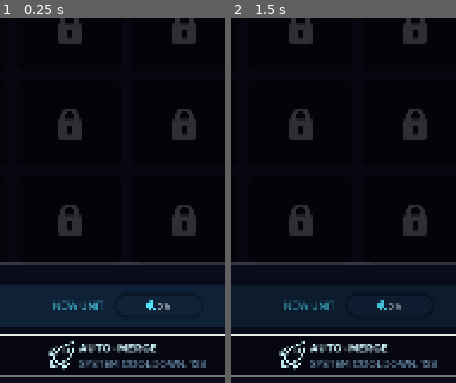
Above: before the commit, frames 1-2 (left to right).
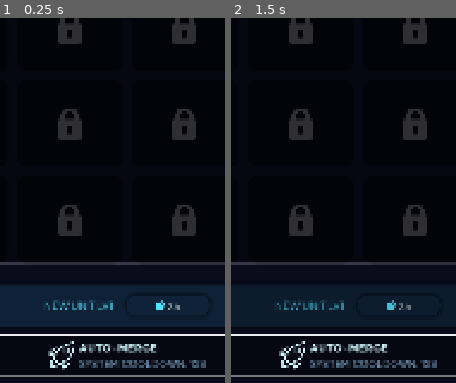
Above: after the commit, the same moments.

Repository: GogetaX/core-hopper
Game: Godot game, scene res://scenes/screens/merge/merge_screen.tscn
Two runs of this game, one before a commit and one after it. Both use one fixed random seed, a clock stepped at 60 frames per second and the inputs below. This scene is started directly instead of the project's main scene.
Inputs (mouse positions are % of the whole screen's width and height, from its top left):
- Up to frame 1 (0.25 s): no input
- Up to frame 2 (1.5 s): tap Enter at 0.5 s; drag from (50, 89) to (60, 30) at 0.52 s; tap Space at 1.25 s; drag from (50, 96) to (45, 76) at 1.27 s
The pictures show only the part of the screen within x 22-72%, y 50-100%; the shares and areas given below are measured in that part.

The runs differ from the first frame. In frame 1, 0.7% of the frame differs, in the area x 20-80%, y 77-80%; in frame 2, 0.6%.

Commit message:
123

Diff:
--- /dev/null
+++ b/art/skills/energy_gain.tres
@@ -0,0 +1,7 @@
+[gd_resource type="AtlasTexture" format=3 uid="uid://d2x6y8xd0s0tc"]
+
+[ext_resource type="Texture2D" uid="uid://don6dria8d6rp" path="res://art/currency/energy.png" id="1_cow38"]
+
+[resource]
+atlas = ExtResource("1_cow38")
+region = Rect2(0, 0, 47, 75)
--- a/autoload/GlobalOfflineProgress.gd
+++ b/autoload/GlobalOfflineProgress.gd
@@ -21,10 +21,13 @@
 			"drop_data": []
 		}
 
-	var capped_seconds := mini(offline_seconds, GetOfflineCapSeconds())
-	var efficiency := GetOfflineEfficiency()
+	var capped_seconds := mini(offline_seconds, GlobalStats.GetOfflineCapSeconds())
+	var efficiency := GlobalStats.GetOfflineEfficiency()
 
 	var result := _SimulateOfflineSeconds(capped_seconds, efficiency)
+	result["coins"] = int(result["coins"] * GlobalStats.GetOfflineCoinGain())
+	result["crystals"] = int(result["crystals"] * GlobalStats.GetOfflineCrystalGain())
+	result["energy"] = int(result["energy"] * GlobalStats.GetOfflineEnergyGain())
 	result["did_collect"] = true
 	result["offline_seconds"] = offline_seconds
 	result["capped_seconds"] = capped_seconds
--- a/autoload/GlobalSkillTree.gd
+++ b/autoload/GlobalSkillTree.gd
@@ -522,6 +522,9 @@
 
 		"offline_coin_gain_mult":
 			return "+%d%% Offline Coin Gain" % _ToPercentInt(total_value)
+
+		"offline_energy_gain_mult":
+			return "+%d%% Offline Energy Gain" % _ToPercentInt(total_value)
 
 		"offline_crystal_gain_mult":
 			return "+%d%% Offline Crystal Gain" % _ToPercentInt(total_value)
--- a/autoload/GlobalStats.gd
+++ b/autoload/GlobalStats.gd
@@ -115,7 +115,10 @@
 			return 1.0
 
 func GetTapDamage() -> float:
-	return max(1.0, float(GetUpgradeValue("tap_damage")) * GetTapDamageMultiplier())
+	var tap_dmg_from_upgrade = max(1.0, float(GetUpgradeValue("tap_damage")) * GetTapDamageMultiplier())
+	var tap_dmg_from_skill_multi = (1.0 + GlobalSkillTree.skill_summary.stats.tap_damage_mult)
+	var res = tap_dmg_from_upgrade * tap_dmg_from_skill_multi
+	return max(1.0, res)
 
 
 
@@ -215,3 +218,49 @@
 
 func GetFreeMergeSlots():
 	return GlobalSave.save_data.bot_inventory.merge_free_slots-1 + GlobalSkillTree.skill_summary.stats.merge_slot_bonus
+
+func BuyBotData():
+	#Base
+	var res = {
+		"price":25,
+		"level":1
+	}
+	#Apply new level and price
+	if GlobalSkillTree.skill_summary.unlock_features.direct_bot_buy_level.unlocked:
+		var unlocked_level_list = GlobalSkillTree.skill_summary.unlock_features.direct_bot_buy_level.unlocked_levels
+		if !unlocked_level_list.is_empty():
+			var unlocked_last_level = unlocked_level_list[unlocked_level_list.size()-1]
+			var cost_multiplayer = GlobalSkillTree.skill_summary.unlock_features.direct_bot_buy_level.cost_multiplier_by_level[str(unlocked_last_level).pad_decimals(0)]
+			res.level = res.level + int(unlocked_last_level-1)
+			res.price = int(res.price * cost_multiplayer)
+	#Bot Reduction price from skills
+	var reduction_percent = GlobalSkillTree.skill_summary.stats.direct_bot_buy_cost_reduction
+	res.price = int(res.price - (res.price * reduction_percent))
+
+	return res
+
+func GetOfflineCapSeconds():
+	var cap_offline = GlobalOfflineProgress.GetOfflineCapSeconds()
+	var cap_skills = GlobalSkillTree.skill_summary.stats.max_offline_seconds
+	return cap_offline + cap_skills
+
+func GetOfflineEfficiency()->float:
+	var offline_efficiency = GlobalOfflineProgress.GetOfflineEfficiency()
+	var skill_efficiency = GlobalSkillTree.skill_summary.stats.offline_gain_mult
+	var res = offline_efficiency * (1.0 + skill_efficiency)
+	return res
+
+func GetOfflineCoinGain() -> float:
+	var res = 1.0
+	res += GlobalSkillTree.skill_summary.stats.offline_coin_gain_mult
+	return res
+
+func GetOfflineCrystalGain() -> float:
+	var res = 1.0
+	res += GlobalSkillTree.skill_summary.stats.offline_crystal_gain_mult
+	return res
+
+func GetOfflineEnergyGain() -> float:
+	var res = 1.0
+	res += GlobalSkillTree.skill_summary.stats.offline_energy_gain_mult
+	return res
--- a/data/skill_tree/skill_tree.json
+++ b/data/skill_tree/skill_tree.json
@@ -542,33 +542,24 @@
 	  ],
 	  "description": "Increases crystals earned while offline."
 	},
-	"offline_chest_queue_1": {
-	  "title": "Offline Chest Queue",
-	  "branch": "offline",
-	  "node_type": "stat",
-	  "max_level": 3,
-	  "costs": [
-		70,
-		140,
-		250
-	  ],
-	  "prereq_ids": [
-        "offline_time_1"
-	  ],
-	  "pos": {
-		"x": 360,
-		"y": -260
-	  },
-	  "icon": "offline_chest_queue",
-	  "effects": [
-		{
-		  "kind": "stat",
-		  "stat": "offline_chest_queue_capacity",
-		  "op": "add",
-		  "value_per_level": 1
-		}
-	  ],
-	  "description": "Increases queued offline chest capacity."
+	"offline_energy_gain_1": {
+	"title": "Offline Energy Gain",
+	"description": "Increases energy gained while offline.",
+	"branch": "offline",
+	"node_type": "stat",
+	"max_level": 5,
+	"costs": [55, 110, 170, 250, 360],
+	"prereq_ids": ["offline_time_1"],
+	"pos": { "x": 360, "y": -260 },
+	"icon": "energy_gain",
+	"effects": [
+		{
+		"kind": "stat",
+		"stat": "offline_energy_gain_mult",
+		"op": "add",
+		"value_per_level": 0.08
+		}
+	]
 	},
 	"deep_sleep": {
 	  "title": "Deep Sleep",
--- a/project.godot
+++ b/project.godot
@@ -25,6 +25,7 @@
 GlobalColor="*uid://b4ma3ahiidw13"
 GlobalBlockDatabase="*uid://8pjyoan5v7el"
 GlobalSave="*uid://qsbxuirupeu8"
+GlobalSkillTree="*uid://cl2l6iqfj1upp"
 GlobalMilestone="*uid://kto0pid3hcyn"
 GlobalStats="*uid://v5bpgl13d7ji"
 GlobalDiggingProcess="*uid://6pyqjp3j8yqd"
@@ -33,7 +34,6 @@
 GlobalDailyQuest="*uid://f1pknltsoi2r"
 GlobalRelicDb="*uid://krrnmsw78nt2"
 GlobalRewardChest="*uid://b8pr5ti500uf7"
-GlobalSkillTree="*uid://cl2l6iqfj1upp"
 
 [display]
 
--- a/scenes/components/currency_icon.gd
+++ b/scenes/components/currency_icon.gd
@@ -2,7 +2,7 @@
 extends Control
 class_name CurrencyIconClass
 
-@export_enum("CRYSTAL_BIG_ANIMATED","COIN_SMALL","ENERGY_SMALL","ENERGY_SMALL_ANIMATED","CRYSTAL_SMALL") var icon_type := "CRYSTAL_BIG_ANIMATED":
+@export_enum("CRYSTAL_BIG_ANIMATED","COIN_SMALL","ENERGY_SMALL","ENERGY_SMALL_ANIMATED","CRYSTAL_SMALL","COIN_BIG_ANIMATED") var icon_type := "CRYSTAL_BIG_ANIMATED":
 	set(value):
 		icon_type = value
 		if is_node_ready():
@@ -28,6 +28,10 @@
 		"ENERGY_SMALL_ANIMATED":
 			$Energy_Small.visible = true
 			$Energy_Small_Animated/AnimationPlayer.play("in_out")
+		"COIN_BIG_ANIMATED":
+			$Coin_Big_Animated.visible = true
+			$Coin_Big_Animated/GPUParticles2D.emitting = true
+			$Coin_Big_Animated/GPUParticles2D.position = (size/2)
 
 func HideAllAndStopAnimation():
 	for x in get_children():
--- a/scenes/components/currency_icon.tscn
+++ b/scenes/components/currency_icon.tscn
@@ -5,6 +5,7 @@
 [ext_resource type="Texture2D" uid="uid://xlueiw1ent7v" path="res://art/currency/crystal_plus.png" id="3_yw5ml"]
 [ext_resource type="Texture2D" uid="uid://bqomb6kaaaip" path="res://art/currency/coin.png" id="4_hffp4"]
 [ext_resource type="Texture2D" uid="uid://cfrmo2qtnksvg" path="res://art/currency/crystal_small.png" id="5_gjf62"]
+[ext_resource type="Texture2D" uid="uid://88ot8lfbupyo" path="res://art/particles/star_06.png" id="5_psxnm"]
 [ext_resource type="Texture2D" uid="uid://don6dria8d6rp" path="res://art/currency/energy.png" id="5_wkhfb"]
 [ext_resource type="Texture2D" uid="uid://biy4o4utcr7l" path="res://art/currency/energy_sun.png" id="6_aphy7"]
 
@@ -24,6 +25,38 @@
 scale_max = 0.7
 color = Color(0.7607843, 0.43529412, 1, 1)
 color_ramp = SubResource("GradientTexture1D_wkhfb")
+
+[sub_resource type="Gradient" id="Gradient_s11eb"]
+offsets = PackedFloat32Array(0, 0.09811321, 0.91320753, 1)
+colors = PackedColorArray(1, 1, 1, 0, 1, 1, 1, 1, 1, 1, 1, 1, 1, 1, 1, 0)
+
+[sub_resource type="GradientTexture1D" id="GradientTexture1D_5ifti"]
+gradient = SubResource("Gradient_s11eb")
+
+[sub_resource type="Curve" id="Curve_26253"]
+_data = [Vector2(0, 0.1875), 0.0, 0.0, 0, 0, Vector2(0.5223368, 1), 0.0, 0.0, 0, 0, Vector2(1, 0.49789327), 0.0, 0.0, 0, 0]
+point_count = 3
+
+[sub_resource type="CurveTexture" id="CurveTexture_ey1vf"]
+curve = SubResource("Curve_26253")
+
+[sub_resource type="ParticleProcessMaterial" id="ParticleProcessMaterial_23gwi"]
+particle_flag_disable_z = true
+emission_shape = 3
+emission_box_extents = Vector3(15, 15, 1)
+angle_min = 1.0728835e-05
+angle_max = 45.00001
+direction = Vector3(0, -1, 0)
+initial_velocity_min = 10.0
+initial_velocity_max = 10.0
+gravity = Vector3(0, -40, 0)
+damping_min = 20.0
+damping_max = 50.000004
+scale_min = 0.049999997
+scale_max = 0.049999997
+scale_curve = SubResource("CurveTexture_ey1vf")
+color = Color(0.30980393, 0.89411765, 1, 1)
+color_ramp = SubResource("GradientTexture1D_5ifti")
 
 [sub_resource type="Animation" id="Animation_aphy7"]
 length = 0.001
@@ -135,7 +168,27 @@
 expand_mode = 1
 stretch_mode = 5
 
+[node name="Coin_Big_Animated" type="TextureRect" parent="." unique_id=1189107683]
+self_modulate = Color(0.30980393, 0.89411765, 1, 1)
+layout_mode = 1
+anchors_preset = 15
+anchor_right = 1.0
+anchor_bottom = 1.0
+grow_horizontal = 2
+grow_vertical = 2
+pivot_offset_ratio = Vector2(0.5, 0.5)
+texture = ExtResource("4_hffp4")
+expand_mode = 1
+stretch_mode = 5
+
+[node name="GPUParticles2D" type="GPUParticles2D" parent="Coin_Big_Animated" unique_id=830798505]
+position = Vector2(14, 15)
+amount = 3
+texture = ExtResource("5_psxnm")
+process_material = SubResource("ParticleProcessMaterial_23gwi")
+
 [node name="Crystal_Small" type="TextureRect" parent="." unique_id=703525740]
+visible = false
 self_modulate = Color(0.7607843, 0.43529412, 1, 1)
 layout_mode = 1
 anchors_preset = 15
--- a/scenes/components/reward_currency.gd
+++ b/scenes/components/reward_currency.gd
@@ -17,7 +17,7 @@
 func _ready() -> void:
 	match currency_type:
 		"COINS":
-			$SmartPanel/VList/HList/CurrencyIcon.icon_type = "COIN_SMALL"
+			$SmartPanel/VList/HList/CurrencyIcon.icon_type = "COIN_BIG_ANIMATED"
 			$SmartPanel/VList/value.theme_type_variation = "LabelTitle_Blue"
 		"CRYSTALS":
 			$SmartPanel/VList/HList/CurrencyIcon.icon_type = "CRYSTAL_BIG_ANIMATED"
--- a/scenes/components/reward_currency.tscn
+++ b/scenes/components/reward_currency.tscn
@@ -18,7 +18,7 @@
 panel_type = "INSIDE_ONLY"
 panel_color = "DISABLED"
 
-[node name="VList" type="VBoxContainer" parent="SmartPanel" unique_id=611853374]
+[node name="VList" type="HBoxContainer" parent="SmartPanel" unique_id=736535560]
 layout_mode = 1
 anchors_preset = -1
 anchor_right = 1.0
@@ -35,13 +35,9 @@
 layout_mode = 2
 
 [node name="CurrencyIcon" parent="SmartPanel/VList/HList" unique_id=529445326 instance=ExtResource("2_y8n7i")]
+custom_minimum_size = Vector2(80, 50)
 layout_mode = 2
-icon_type = "COIN_SMALL"
-
-[node name="currency_type" type="Label" parent="SmartPanel/VList/HList" unique_id=1420553994]
-layout_mode = 2
-theme_type_variation = &"LabelGray"
-text = "CREDITS"
+icon_type = "COIN_BIG_ANIMATED"
 
 [node name="value" type="Label" parent="SmartPanel/VList" unique_id=698420767]
 layout_mode = 2
--- a/scenes/popups/offline_drop_popup.gd
+++ b/scenes/popups/offline_drop_popup.gd
@@ -11,7 +11,7 @@
 	cur_rewards = reward_data.duplicate()
 	#set offline time
 	$SmartPanel/VBoxContainer/HList3/OfflinePanel/OfflineTimeList/offline_time_label.text = Global.SecondsToPrettyTimeString(reward_data.offline_seconds)
-	$SmartPanel/VBoxContainer/HList3/OfflineCapTime/OfflineTimeList/offline_time_label.text = Global.SecondsToPrettyTimeString(GlobalOfflineProgress.GetOfflineCapSeconds())
+	$SmartPanel/VBoxContainer/HList3/OfflineCapTime/OfflineTimeList/offline_time_label.text = Global.SecondsToPrettyTimeString(GlobalStats.GetOfflineCapSeconds())
 	#clean currency list #
 	for x in $SmartPanel/VBoxContainer/CurrencyList.get_children():
 		x.queue_free()
--- a/scenes/screens/dig/offline_cap.gd
+++ b/scenes/screens/dig/offline_cap.gd
@@ -5,5 +5,5 @@
 	SyncData()
 
 func SyncData():
-	var upgrade_value = GlobalOfflineProgress.GetOfflineCapSeconds()
+	var upgrade_value = GlobalStats.GetOfflineCapSeconds()
 	text = Global.SecondsToPrettyTimeString(upgrade_value)
--- a/scenes/screens/merge/merge_screen.gd
+++ b/scenes/screens/merge/merge_screen.gd
@@ -1,4 +1,16 @@
 extends VBoxContainer
+
+func _ready() -> void:
+	GlobalSignals.DataSaved.connect(SyncData)
+	SyncData()
+
+func SyncData():
+	#Set buy level
+	var buy_level_data = GlobalStats.BuyBotData()
+	$VList/BuyBotBtn.price_int = buy_level_data.price
+	$VList/BuyBotBtn.price_text = Global.CurrencyToString(buy_level_data.price)
+	$VList/BuyBotBtn.buy_btn_title = "NEW UNIT LV"+str(buy_level_data.level)
+	print(buy_level_data)
 
 
 func _on_smart_button_buy_btn_pressed_with_price(currency: String, price: int) -> void:
@@ -15,8 +27,10 @@
 	GlobalSave.RemoveCurrency(currency,price)
 
 	#Create Bot
+	var buy_bot_data = GlobalStats.BuyBotData()
 	var new_bot = GlobalSave.CreateSimpleBot()
 	new_bot.merge_slot_id = free_merge_slot
+	new_bot.level = buy_bot_data.level
 	#Store bot to bot_db
 	GlobalSave.StoreUpdateBotData(new_bot)
 
--- a/scenes/screens/merge/merge_screen.tscn
+++ b/scenes/screens/merge/merge_screen.tscn
@@ -196,7 +196,7 @@
 layout_mode = 2
 theme_override_constants/separation = 20
 
-[node name="SmartButtonBuy" parent="VList" unique_id=664760665 instance=ExtResource("2_2m8po")]
+[node name="BuyBotBtn" parent="VList" unique_id=664760665 instance=ExtResource("2_2m8po")]
 layout_mode = 2
 btn_type = "WITH_PRICE"
 panel_color = "BLUE"
@@ -212,4 +212,4 @@
 [node name="DragDropHandler" type="Node" parent="." unique_id=2044087815]
 script = ExtResource("7_lfmeh")
 
-[connection signal="BtnPressedWithPrice" from="VList/SmartButtonBuy" to="." method="_on_smart_button_buy_btn_pressed_with_price"]
+[connection signal="BtnPressedWithPrice" from="VList/BuyBotBtn" to="." method="_on_smart_button_buy_btn_pressed_with_price"]
